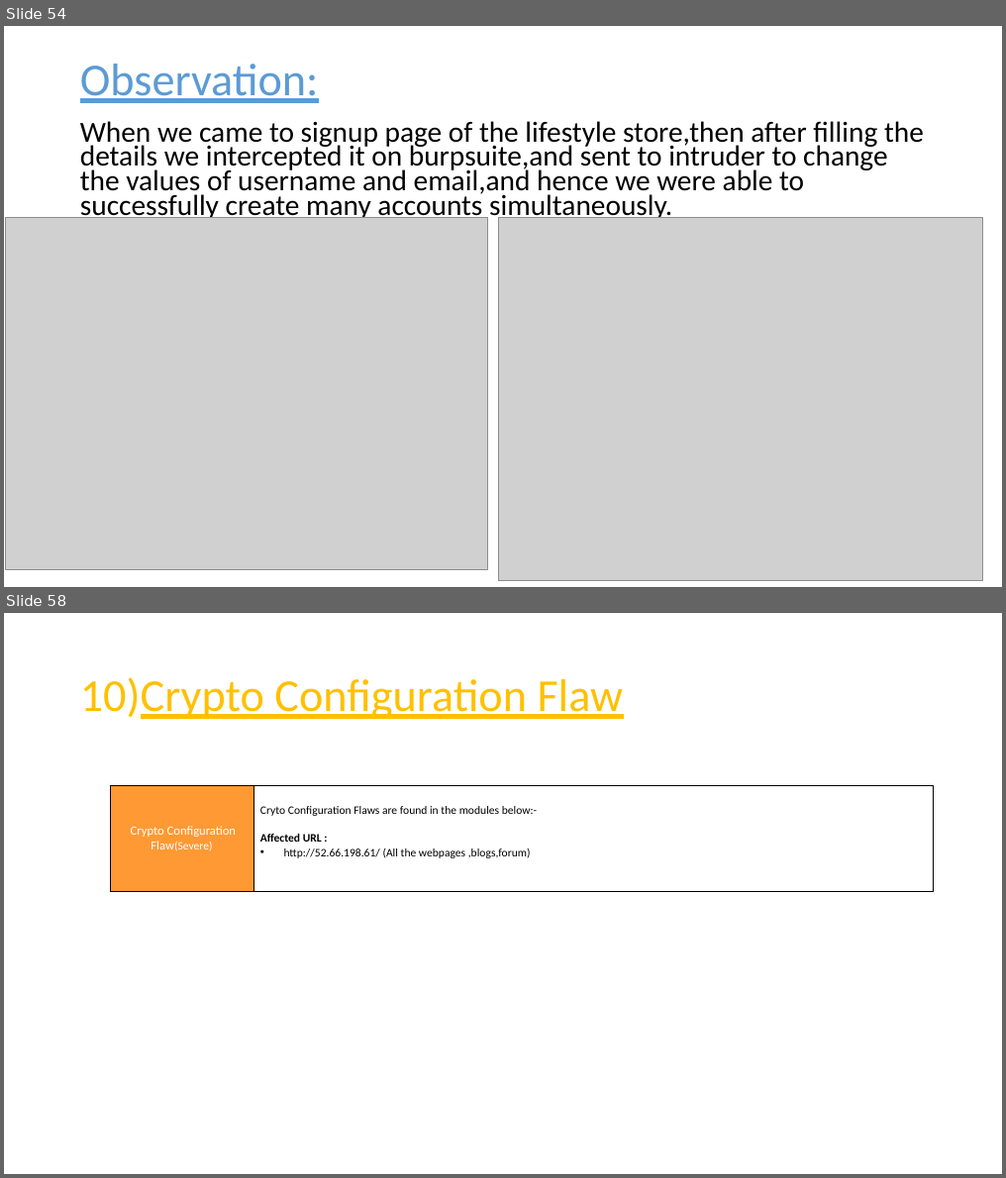
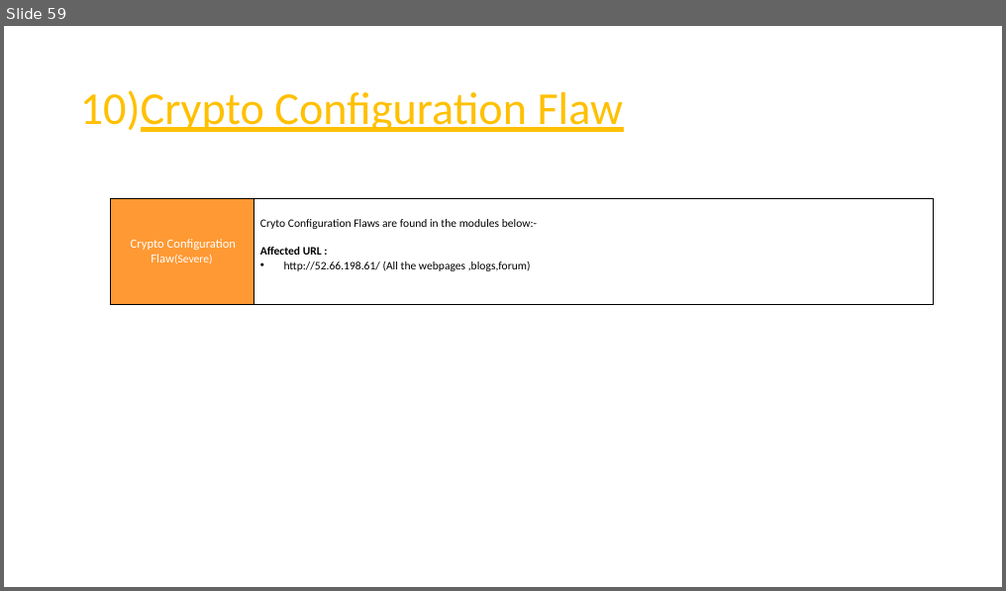
Before and after one commit to RocktimRajkumar/CEH-hack-a-thon, a slide deck: reports/Lifestyle Store/LifeStyle Store Application Reports.pptx. Shown one above the other, each under a label of ours: slides 54 and 58 before the commit, slide 59 after it; the slides between them are not shown. The pictures are 1006x1178 and 1006x591 pixels, drawn with LibreOffice and Linux fonts; fonts in the diff are those of the drawing; grey boxes stand for pictures. Boxes give left, top, right and bottom in pixels: in the first picture for what was removed or moved away, otherwise in the second. Text is boxed around its words. In the diff, an @@ line names an element or a change of style, - is before the commit and + after.

```diff
--- a/reports/Lifestyle Store/LifeStyle Store Application Reports.pptx
+++ b/reports/Lifestyle Store/LifeStyle Store Application Reports.pptx
@@ slide 54 removed at (4,26,1002,587), background #FFFFFF @@
@@ title removed at (80,64,319,103) @@
-Observation:
@@ text removed at (80,121,924,222) @@
-When we came to signup page of the lifestyle store,then after filling the details we intercepted it on burpsuite,and sent to intruder to change the values of username and email,and hence we were able to successfully create many accounts simultaneously.
@@ picture removed at (6,218,487,570) @@
@@ picture removed at (498,218,982,580) @@
@@ what was slide 58 is now slide 59 @@
```
Also in this commit, not shown: 5 slides changed, 2 slides added.
